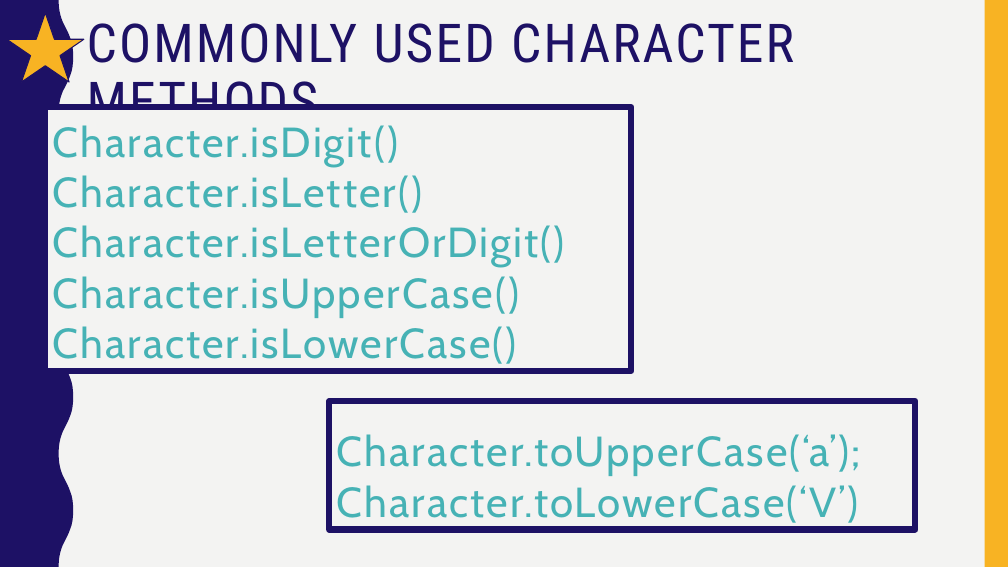
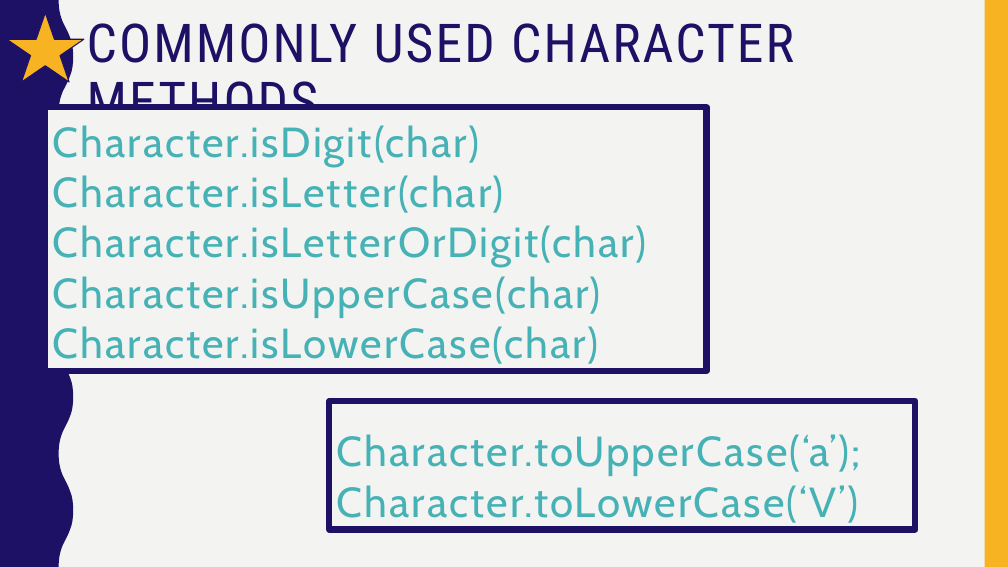
Before and after one commit to annemariecabs/it-girls-camp, a slide deck: slide 8 of slides/Strings.pptx (slide 9 before the commit). Drawn at 1008x567 pixels with LibreOffice and Linux fonts; fonts in the diff are those of the drawing. Boxes give left, top, right and bottom in pixels: in the first picture for what was removed or moved away, otherwise in the second. Text is boxed around its words. In the diff, an @@ line names an element or a change of style, - is before the commit and + after.

```diff
--- a/slides/Strings.pptx
+++ b/slides/Strings.pptx
@@ text "Character.isDigit(char)": place and size @@
-text "Character.isDigit(char)" at bbox=[45, 107, 631, 371]
+text "Character.isDigit(char)" at bbox=[45, 107, 706, 371]
@@ text at bbox=[53, 125, 646, 364]: text changed @@
-Character.isDigit()
-Character.isLetter()
-Character.isLetterOrDigit()
-Character.isUpperCase()
-Character.isLowerCase()
+Character.isDigit(char)
+Character.isLetter(char)
+Character.isLetterOrDigit(char)
+Character.isUpperCase(char)
+Character.isLowerCase(char)
```
Also in this commit, not shown: 3 other slides changed.
